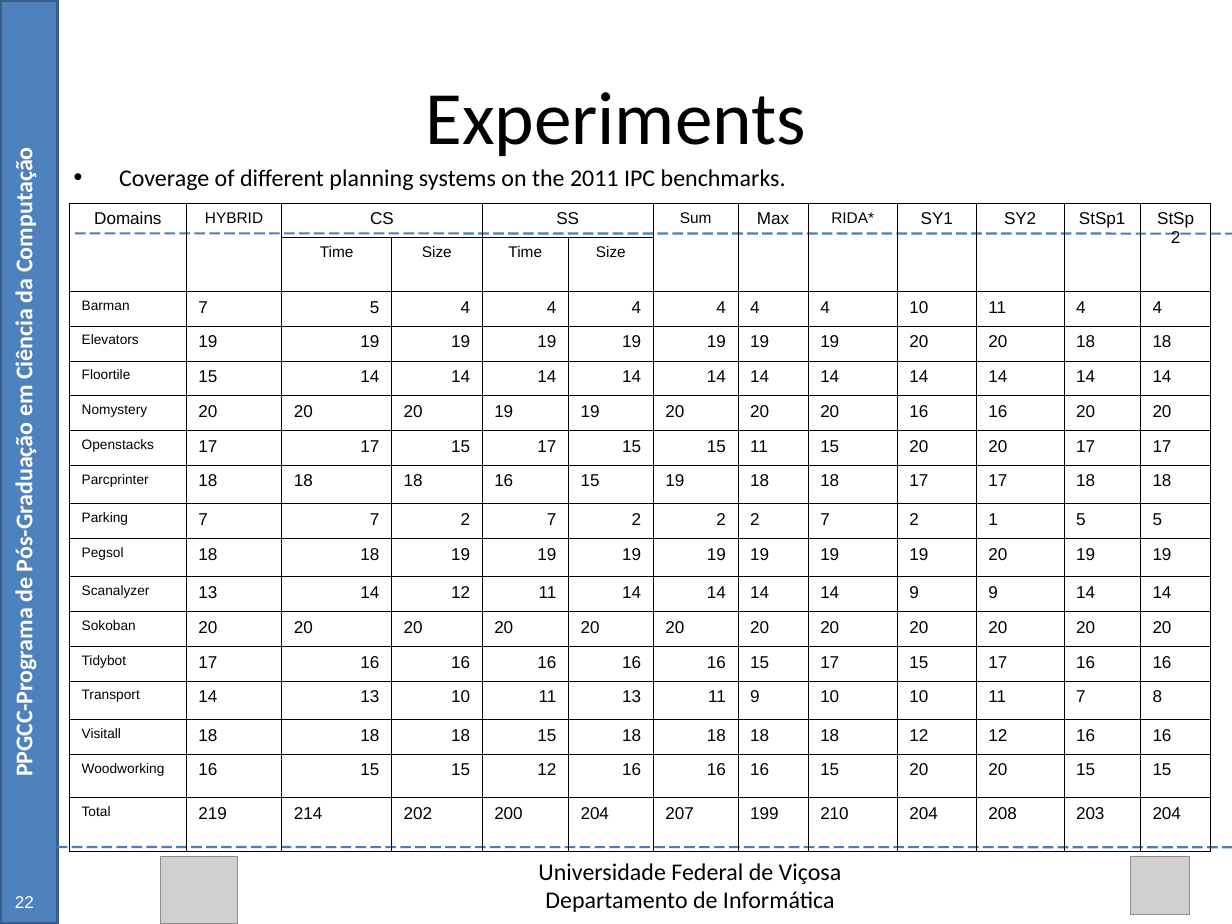
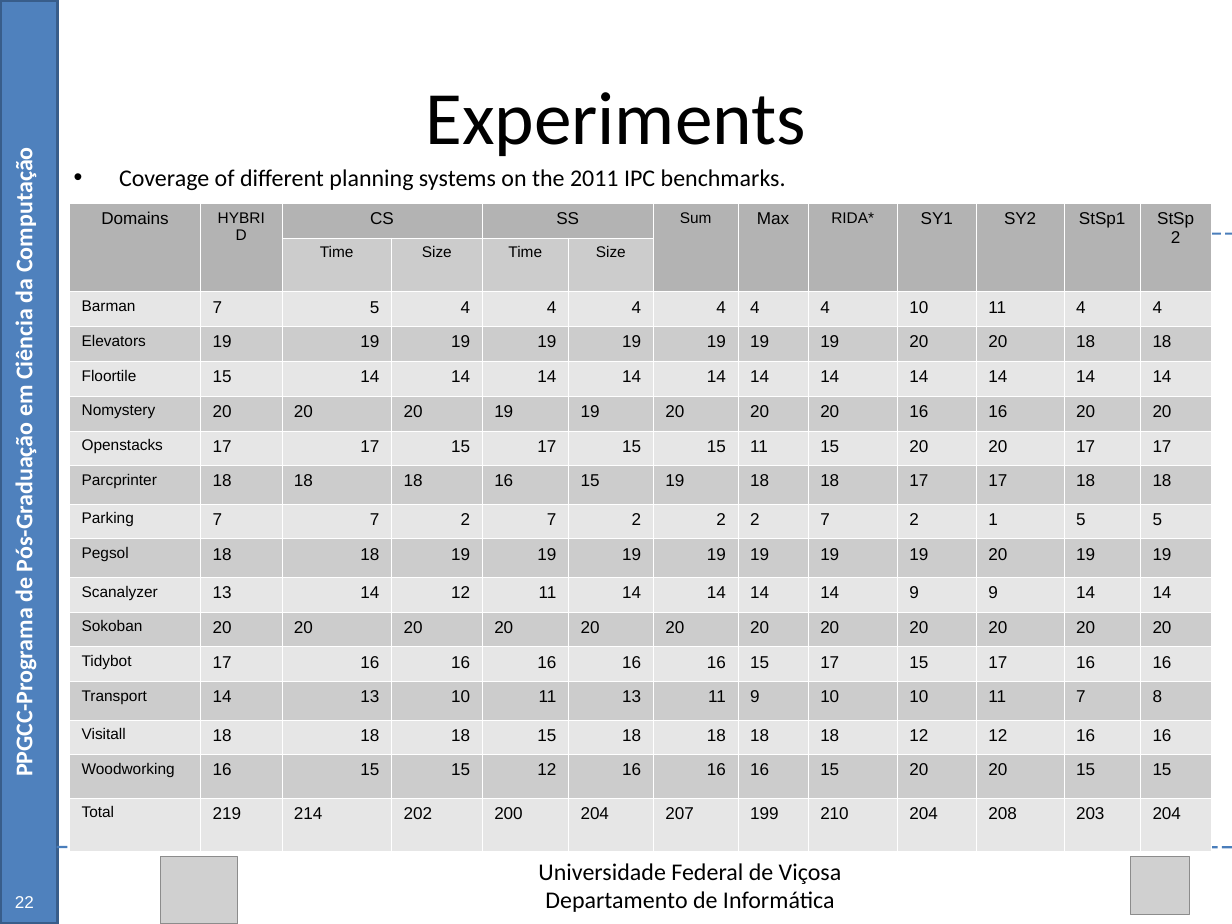
Before and after one commit to Marvinsky/research-marvin, a slide deck: slide 66 of latex/odp/dissertation_v12.odp. Drawn at 1232x924 pixels with LibreOffice and Linux fonts; fonts in the diff are those of the drawing; grey boxes stand for pictures. Boxes give left, top, right and bottom in pixels: in the first picture for what was removed or moved away, otherwise in the second. Text is boxed around its words. In the diff, an @@ line names an element or a change of style, - is before the commit and + after.

```diff
--- a/latex/odp/dissertation_v12.odp
+++ b/latex/odp/dissertation_v12.odp
@@ table at <box>69,203,1210,851</box> @@
@@ fill none to #B3B3B3 in 11 cells @@
@@ fill none to #CCCCCC in 95 cells @@
@@ fill none to #E6E6E6 in 104 cells @@
@@ size 8 to 9 pt in "Barman", "Elevators", "Floortile", "Nomystery" and 11 more places @@
@@ borders changed @@
```
Also in this commit, not shown: 5 other slides changed, 1 other file.
